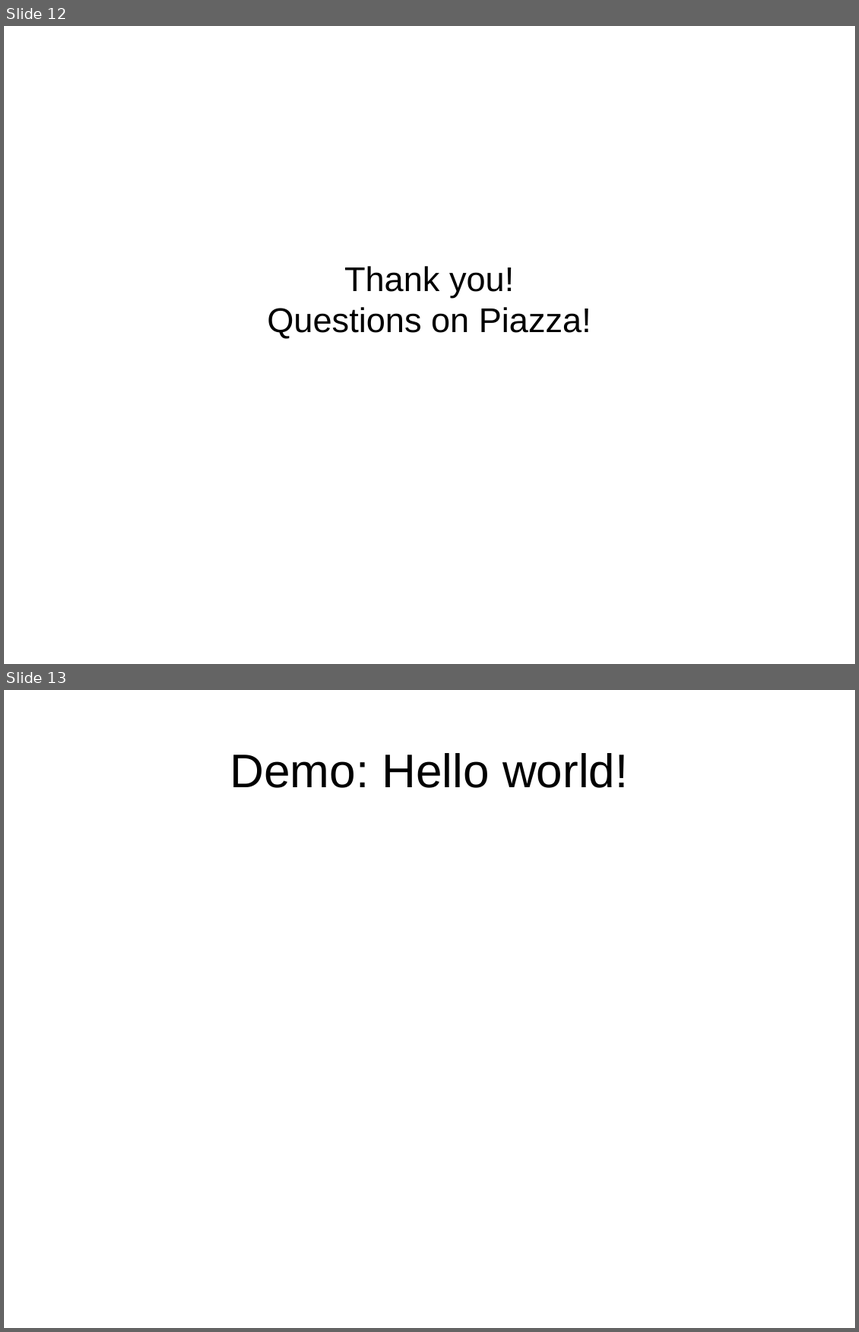
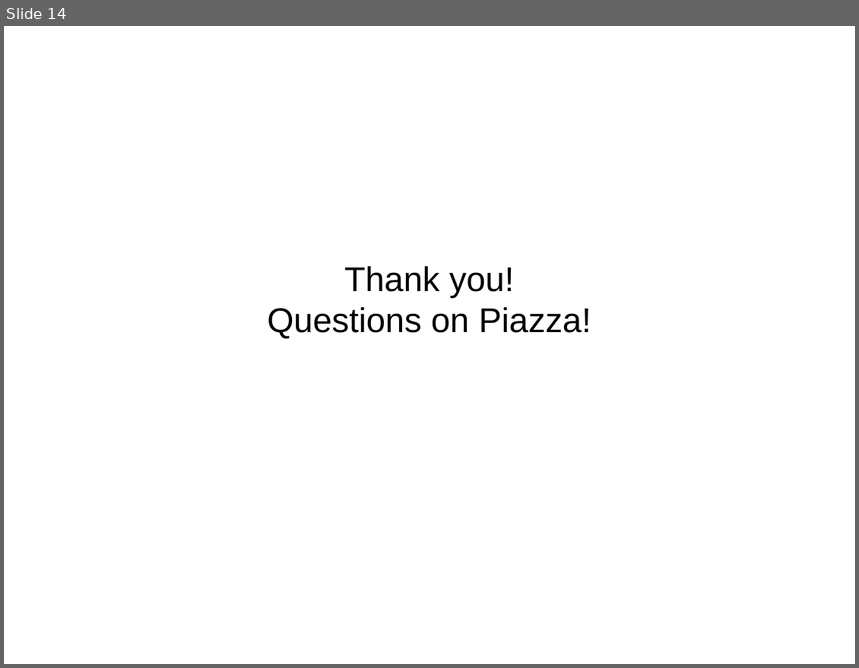
Before and after one commit to antonburtsev/cs5460, a slide deck: lectures/lecture00-logistics/lecture00-logistics.odp. Shown one above the other, each under a label of ours: slides 12 and 13 before the commit, slide 14 after it. The pictures are 859x1332 and 859x668 pixels, drawn with LibreOffice and Linux fonts; fonts in the diff are those of the drawing. Boxes give left, top, right and bottom in pixels: in the first picture for what was removed or moved away, otherwise in the second. Text is boxed around its words. In the diff, an @@ line names an element or a change of style, - is before the commit and + after.

```diff
--- a/lectures/lecture00-logistics/lecture00-logistics.odp
+++ b/lectures/lecture00-logistics/lecture00-logistics.odp
@@ slide 13 removed at bbox=[4, 690, 855, 1328], background #FFFFFF @@
@@ title removed at bbox=[230, 753, 628, 788] @@
-Demo: Hello world!
@@ what was slide 12 is now slide 14 @@
```
Also in this commit, not shown: 4 slides changed, 2 slides added, 5 other files.
